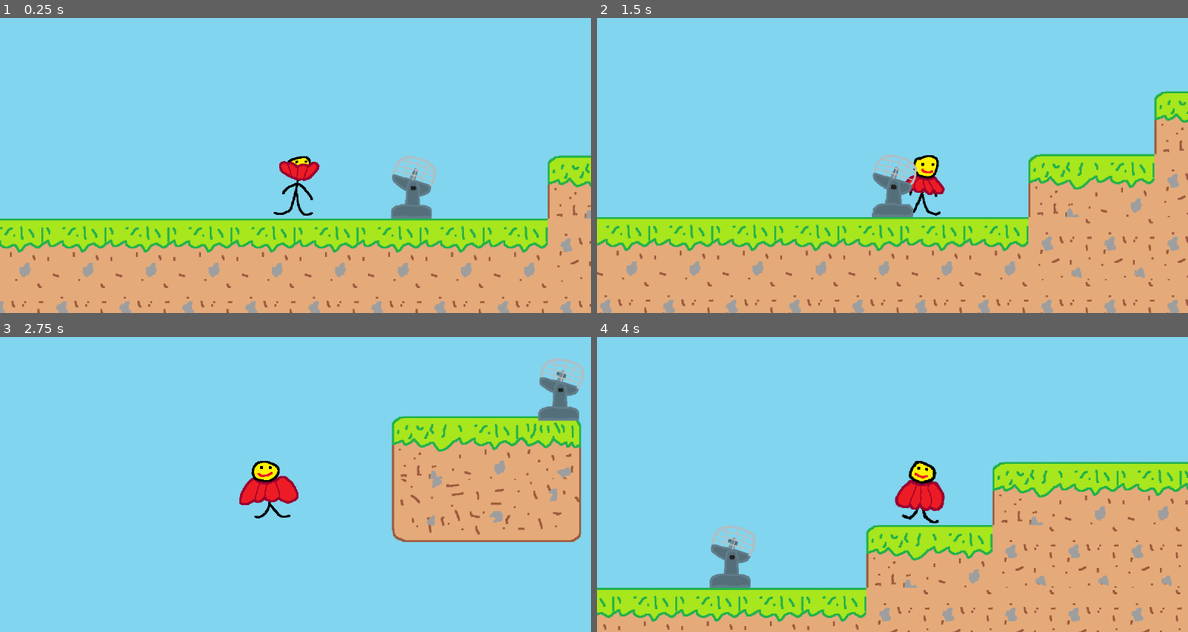
Above: before the commit, frames 1-4 (two rows, left to right).
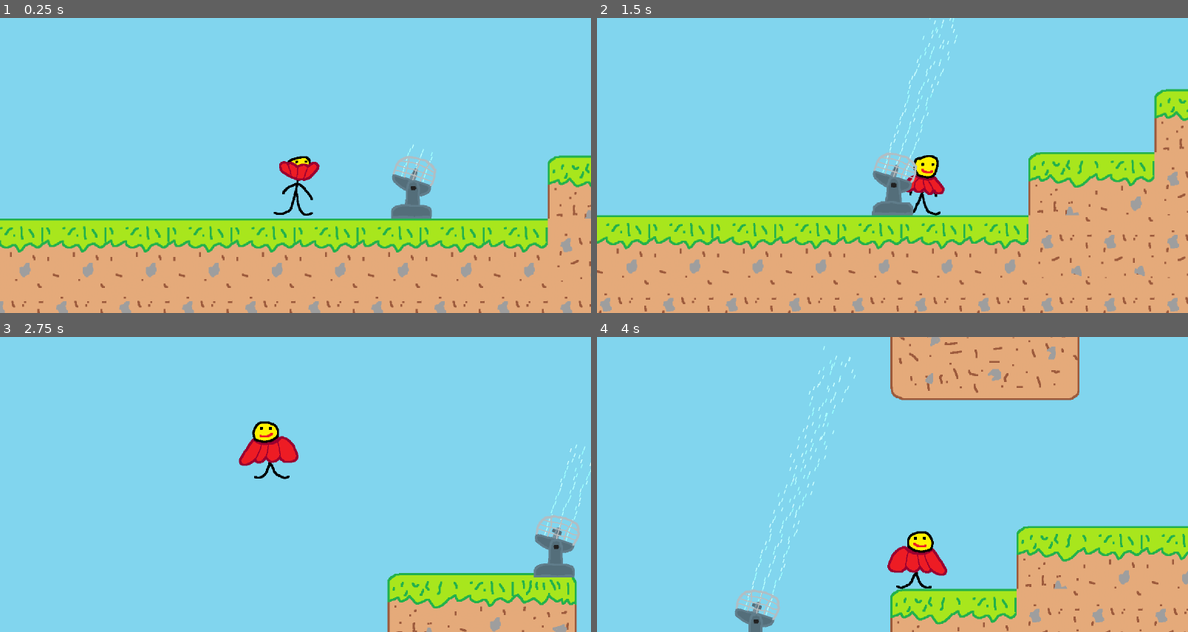
Above: after the commit, the same moments.

Repository: Loekiboy/Castle_Climber
Game: Godot game, scene res://world.tscn
Same seed, same stepped clock (60 frames per second), same inputs: the game is played once before the commit and once after it.
Inputs (mouse positions are in pixels of both pictures, inside the frame that each line leads up to):
- Up to frame 1 (0.25 s): no input
- Up to frame 2 (1.5 s): tap Enter (ui_accept) at 0.5 s; move the mouse to (1022, 150) at 0.52 s; hold Enter (ui_accept) 0.53-1.28 s; hold Right (ui_right) from 0.53 s (still down); click (1022, 150) at 0.67 s; move the mouse to (774, 180) at 1.27 s; tap Alt at 1.35 s
- Up to frame 3 (2.75 s): tap Enter (ui_accept) at 1.52, 1.55, 1.82 s; move the mouse to (354, 419) at 2.02 s; release Right (ui_right) at 2.03 s; hold Left (ui_left) from 2.03 s (still down); hold Enter (ui_accept) from 2.03 s (still down); tap Shift at 2.1 s
- Up to frame 4 (4 s): move the mouse to (862, 543) at 2.77 s; release Left (ui_left) at 2.78 s; release Enter (ui_accept) at 2.78 s; hold Right (ui_right) from 2.78 s (still down); tap Enter (ui_accept) at 2.85, 3.02, 3.32 s; click (862, 543) at 2.92 s; move the mouse to (1069, 528) at 3.52 s; hold Enter (ui_accept) from 3.53 s (still down); tap Alt at 3.6 s

The runs differ from the first frame. In frame 1, less than 0.1% of the frame differs, in the area x 67-74%, y 42-56%; in frame 2, 7.1%; in frame 3, 23%; in frame 4, 36%, in the area x 0-100%, y 0-100%.

Commit message:
Added fan particles, updated player animations (crouching)

Diff:
--- a/fan.gd
+++ b/fan.gd
@@ -28,7 +28,7 @@
 
 		if not player_in_zone.is_on_floor() and Input.is_action_pressed("ui_accept"):
 			multiplier = 2
-			$Stand.speed_scale = 2.0
+			$Stand.speed_scale = 2
 		else:
 			$Stand.speed_scale = 1.3
 
--- a/fan.tscn
+++ b/fan.tscn
@@ -3,6 +3,7 @@
 [ext_resource type="Script" uid="uid://bdcew7euh0bqh" path="res://fan.gd" id="1_3ml7w"]
 [ext_resource type="Texture2D" uid="uid://c4dhbseh8pqat" path="res://assets/fan-stand.png" id="1_7l2ec"]
 [ext_resource type="Texture2D" uid="uid://d286hrvbok24b" path="res://assets/fan.png" id="2_3ml7w"]
+[ext_resource type="Texture2D" uid="uid://biclhpqr37r1d" path="res://assets/wind-particle.png" id="4_tc01m"]
 
 [sub_resource type="AtlasTexture" id="AtlasTexture_tc01m"]
 atlas = ExtResource("1_7l2ec")
@@ -77,7 +78,21 @@
 }]
 
 [sub_resource type="RectangleShape2D" id="RectangleShape2D_eshmn"]
-size = Vector2(375, 75)
+size = Vector2(549.38257, 75)
+
+[sub_resource type="ParticleProcessMaterial" id="ParticleProcessMaterial_qoasc"]
+particle_flag_align_y = true
+particle_flag_disable_z = true
+spread = 2.0
+initial_velocity_min = 301.06
+initial_velocity_max = 305.27
+gravity = Vector3(0, 0, 0)
+hue_variation_min = -0.04000002
+hue_variation_max = -2.2351742e-08
+turbulence_noise_strength = 0.0
+turbulence_noise_scale = 0.0
+turbulence_influence_min = 0.0
+turbulence_influence_max = 0.006
 
 [node name="fan" type="Node2D" unique_id=2123101215]
 script = ExtResource("1_3ml7w")
@@ -90,7 +105,7 @@
 
 [node name="Rotator" type="Node2D" parent="." unique_id=1429579909]
 position = Vector2(4, -2)
-rotation = -0.9023352
+rotation = -0.6963864
 
 [node name="Blades" type="AnimatedSprite2D" parent="Rotator" unique_id=814085140]
 sprite_frames = SubResource("SpriteFrames_aqk2v")
@@ -100,8 +115,35 @@
 [node name="WindZone" type="Area2D" parent="Rotator" unique_id=782168759]
 
 [node name="CollisionShape2D" type="CollisionShape2D" parent="Rotator/WindZone" unique_id=923217167]
-position = Vector2(204.5, -2.4999626)
+position = Vector2(291.69128, -2.4999638)
 shape = SubResource("RectangleShape2D_eshmn")
+
+[node name="WindParticle" type="GPUParticles2D" parent="Rotator" unique_id=1098267182]
+z_index = -1
+position = Vector2(1.962965, -25.732212)
+amount = 60
+texture = ExtResource("4_tc01m")
+lifetime = 1.8499999999999999
+collision_base_size = 0.0
+process_material = SubResource("ParticleProcessMaterial_qoasc")
+
+[node name="WindParticle" type="GPUParticles2D" parent="Rotator/WindParticle" unique_id=1110195835]
+z_index = -1
+position = Vector2(-2.3787289, 44.937084)
+amount = 60
+texture = ExtResource("4_tc01m")
+lifetime = 1.8499999999999999
+collision_base_size = 0.0
+process_material = SubResource("ParticleProcessMaterial_qoasc")
+
+[node name="WindParticle" type="GPUParticles2D" parent="Rotator/WindParticle/WindParticle" unique_id=1374766598]
+z_index = -1
+position = Vector2(-0.6028347, -22.66354)
+amount = 60
+texture = ExtResource("4_tc01m")
+lifetime = 1.8499999999999999
+collision_base_size = 0.0
+process_material = SubResource("ParticleProcessMaterial_qoasc")
 
 [connection signal="body_entered" from="Rotator/WindZone" to="." method="_on_wind_zone_body_entered"]
 [connection signal="body_exited" from="Rotator/WindZone" to="." method="_on_wind_zone_body_exited"]
--- a/player.gd
+++ b/player.gd
@@ -1,6 +1,7 @@
 extends CharacterBody2D
 
 const SPEED = 300.0
+const CROUCH_SPEED = 200.0 # Snelheid tijdens het crouch-lopen (minder sloom dan stilstaan!)
 const JUMP_VELOCITY = -800.0
 const FLOAT_GRAVITY_MULTIPLIER = 0.2
 var wind_push := Vector2.ZERO
@@ -24,23 +25,39 @@
 	was_in_air = not is_on_floor()
 
 	# 3. Springen afhandelen
-	if Input.is_action_just_pressed("ui_accept") and is_on_floor():
+	if Input.is_action_just_pressed("ui_accept") and is_on_floor() and not Input.is_action_pressed("ui_down"):
 		velocity.y = JUMP_VELOCITY
 		$LandingTimer.stop() # Stop de landingstimer meteen als je direct weer springt
 
 	# 4. Lopen en richting bepalen
 	var direction := Input.get_axis("ui_left", "ui_right")
+
+	# Check of we de crouch-knop ingedrukt houden op de grond
+	var is_crouching := Input.is_action_pressed("ui_down") and is_on_floor()
+
 	if direction:
-		velocity.x = direction * SPEED
+		# Als je croucht, gebruik je CROUCH_SPEED, anders de normale SPEED
+		if is_crouching:
+			velocity.x = direction * CROUCH_SPEED
+		else:
+			velocity.x = direction * SPEED
 		$AnimatedSprite2D.flip_h = direction < 0
 	else:
-		velocity.x = move_toward(velocity.x, 0, SPEED)
+		if is_crouching:
+			velocity.x = move_toward(velocity.x, 0, CROUCH_SPEED)
+		else:
+			velocity.x = move_toward(velocity.x, 0, SPEED)
 
 	# 5. De juiste animaties afspelen op basis van de situatie
 	if is_on_floor():
 		# Als de landingstimer loopt, dwing dan het tussen-frame af
 		if not $LandingTimer.is_stopped():
 			$AnimatedSprite2D.play("between_up_down")
+		elif is_crouching:
+			if direction:
+				$AnimatedSprite2D.play("crouch_walk")
+			else:
+				$AnimatedSprite2D.play("crouch")
 		elif direction:
 			$AnimatedSprite2D.play("walk")
 		else:
--- a/project.godot
+++ b/project.godot
@@ -28,6 +28,43 @@
 
 enabled=PackedStringArray("res://addons/godot_super-wakatime/plugin.cfg")
 
+[input]
+
+ui_accept={
+"deadzone": 0.5,
+"events": [Object(InputEventKey,"resource_local_to_scene":false,"resource_name":"","device":16,"window_id":0,"alt_pressed":false,"shift_pressed":false,"ctrl_pressed":false,"meta_pressed":false,"pressed":false,"keycode":4194309,"physical_keycode":0,"key_label":0,"unicode":0,"location":0,"echo":false,"script":null)
+, Object(InputEventKey,"resource_local_to_scene":false,"resource_name":"","device":16,"window_id":0,"alt_pressed":false,"shift_pressed":false,"ctrl_pressed":false,"meta_pressed":false,"pressed":false,"keycode":4194310,"physical_keycode":0,"key_label":0,"unicode":0,"location":0,"echo":false,"script":null)
+, Object(InputEventKey,"resource_local_to_scene":false,"resource_name":"","device":16,"window_id":0,"alt_pressed":false,"shift_pressed":false,"ctrl_pressed":false,"meta_pressed":false,"pressed":false,"keycode":32,"physical_keycode":0,"key_label":0,"unicode":32,"location":0,"echo":false,"script":null)
+, Object(InputEventKey,"resource_local_to_scene":false,"resource_name":"","device":-1,"window_id":0,"alt_pressed":false,"shift_pressed":false,"ctrl_pressed":false,"meta_pressed":false,"pressed":false,"keycode":0,"physical_keycode":4194320,"key_label":0,"unicode":0,"location":0,"echo":false,"script":null)
+, Object(InputEventKey,"resource_local_to_scene":false,"resource_name":"","device":-1,"window_id":0,"alt_pressed":false,"shift_pressed":false,"ctrl_pressed":false,"meta_pressed":false,"pressed":false,"keycode":0,"physical_keycode":87,"key_label":0,"unicode":119,"location":0,"echo":false,"script":null)
+]
+}
+ui_left={
+"deadzone": 0.5,
+"events": [Object(InputEventKey,"resource_local_to_scene":false,"resource_name":"","device":16,"window_id":0,"alt_pressed":false,"shift_pressed":false,"ctrl_pressed":false,"meta_pressed":false,"pressed":false,"keycode":4194319,"physical_keycode":0,"key_label":0,"unicode":0,"location":0,"echo":false,"script":null)
+, Object(InputEventJoypadButton,"resource_local_to_scene":false,"resource_name":"","device":-1,"button_index":13,"pressure":0.0,"pressed":false,"script":null)
+, Object(InputEventJoypadMotion,"resource_local_to_scene":false,"resource_name":"","device":-1,"axis":0,"axis_value":-1.0,"script":null)
+, Object(InputEventKey,"resource_local_to_scene":false,"resource_name":"","device":-1,"window_id":0,"alt_pressed":false,"shift_pressed":false,"ctrl_pressed":false,"meta_pressed":false,"pressed":false,"keycode":0,"physical_keycode":65,"key_label":0,"unicode":97,"location":0,"echo":false,"script":null)
+]
+}
+ui_right={
+"deadzone": 0.5,
+"events": [Object(InputEventKey,"resource_local_to_scene":false,"resource_name":"","device":16,"window_id":0,"alt_pressed":false,"shift_pressed":false,"ctrl_pressed":false,"meta_pressed":false,"pressed":false,"keycode":4194321,"physical_keycode":0,"key_label":0,"unicode":0,"location":0,"echo":false,"script":null)
+, Object(InputEventJoypadButton,"resource_local_to_scene":false,"resource_name":"","device":-1,"button_index":14,"pressure":0.0,"pressed":false,"script":null)
+, Object(InputEventJoypadMotion,"resource_local_to_scene":false,"resource_name":"","device":-1,"axis":0,"axis_value":1.0,"script":null)
+, Object(InputEventKey,"resource_local_to_scene":false,"resource_name":"","device":-1,"window_id":0,"alt_pressed":false,"shift_pressed":false,"ctrl_pressed":false,"meta_pressed":false,"pressed":false,"keycode":0,"physical_keycode":4194321,"key_label":0,"unicode":0,"location":0,"echo":false,"script":null)
+, Object(InputEventKey,"resource_local_to_scene":false,"resource_name":"","device":-1,"window_id":0,"alt_pressed":false,"shift_pressed":false,"ctrl_pressed":false,"meta_pressed":false,"pressed":false,"keycode":0,"physical_keycode":68,"key_label":0,"unicode":100,"location":0,"echo":false,"script":null)
+]
+}
+ui_down={
+"deadzone": 0.5,
+"events": [Object(InputEventKey,"resource_local_to_scene":false,"resource_name":"","device":16,"window_id":0,"alt_pressed":false,"shift_pressed":false,"ctrl_pressed":false,"meta_pressed":false,"pressed":false,"keycode":4194322,"physical_keycode":0,"key_label":0,"unicode":0,"location":0,"echo":false,"script":null)
+, Object(InputEventJoypadButton,"resource_local_to_scene":false,"resource_name":"","device":-1,"button_index":12,"pressure":0.0,"pressed":false,"script":null)
+, Object(InputEventJoypadMotion,"resource_local_to_scene":false,"resource_name":"","device":-1,"axis":1,"axis_value":1.0,"script":null)
+, Object(InputEventKey,"resource_local_to_scene":false,"resource_name":"","device":-1,"window_id":0,"alt_pressed":false,"shift_pressed":false,"ctrl_pressed":false,"meta_pressed":false,"pressed":false,"keycode":0,"physical_keycode":83,"key_label":0,"unicode":115,"location":0,"echo":false,"script":null)
+]
+}
+
 [physics]
 
 2d/default_gravity=2000.0
--- a/world.tscn
+++ b/world.tscn
@@ -10,6 +10,22 @@
 atlas = ExtResource("2_tlwt5")
 region = Rect2(1280, 0, 128, 128)
 
+[sub_resource type="AtlasTexture" id="AtlasTexture_70uel"]
+atlas = ExtResource("2_tlwt5")
+region = Rect2(1408, 0, 128, 128)
+
+[sub_resource type="AtlasTexture" id="AtlasTexture_hiqwa"]
+atlas = ExtResource("2_tlwt5")
+region = Rect2(1536, 0, 128, 128)
+
+[sub_resource type="AtlasTexture" id="AtlasTexture_2u3nc"]
+atlas = ExtResource("2_tlwt5")
+region = Rect2(1792, 0, 128, 128)
+
+[sub_resource type="AtlasTexture" id="AtlasTexture_udxuc"]
+atlas = ExtResource("2_tlwt5")
+region = Rect2(1920, 0, 128, 128)
+
 [sub_resource type="AtlasTexture" id="AtlasTexture_tlwt5"]
 atlas = ExtResource("2_tlwt5")
 region = Rect2(1024, 0, 128, 128)
@@ -58,6 +74,28 @@
 }],
 "loop": 1,
 "name": &"between_up_down",
+"speed": 5.0
+}, {
+"frames": [{
+"duration": 1.0,
+"texture": SubResource("AtlasTexture_70uel")
+}, {
+"duration": 1.0,
+"texture": SubResource("AtlasTexture_hiqwa")
+}],
+"loop": 1,
+"name": &"crouch",
+"speed": 5.0
+}, {
+"frames": [{
+"duration": 1.0,
+"texture": SubResource("AtlasTexture_2u3nc")
+}, {
+"duration": 1.0,
+"texture": SubResource("AtlasTexture_udxuc")
+}],
+"loop": 1,
+"name": &"crouch_walk",
 "speed": 5.0
 }, {
 "frames": [{
@@ -117,7 +155,7 @@
 }]
 
 [sub_resource type="RectangleShape2D" id="RectangleShape2D_ioo17"]
-size = Vector2(77, 131)
+size = Vector2(77, 127)
 
 [sub_resource type="TileSetAtlasSource" id="TileSetAtlasSource_aqk2v"]
 texture = ExtResource("3_tlwt5")
@@ -884,10 +922,10 @@
 
 [node name="AnimatedSprite2D" type="AnimatedSprite2D" parent="Player" unique_id=1303052294]
 sprite_frames = SubResource("SpriteFrames_gbfbk")
-animation = &"between_up_down"
+animation = &"crouch_walk"
 
 [node name="CollisionShape2D" type="CollisionShape2D" parent="Player" unique_id=2061389654]
-position = Vector2(-0.5, 1.5)
+position = Vector2(-0.5, -0.5)
 shape = SubResource("RectangleShape2D_ioo17")
 
 [node name="Camera2D" type="Camera2D" parent="Player" unique_id=425282261]
Binary file changed: assets/player.png
Binary file added: assets/wind-particle.png
Not shown, added: assets/wind-particle.png.import
Not shown, changed: assets/pixil/player.pixil
